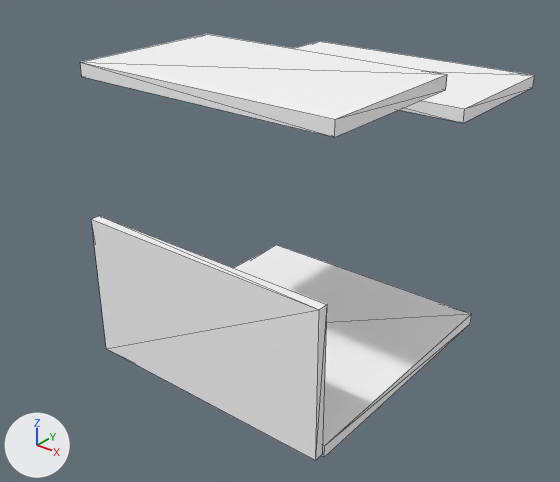
A saved change to the glTF model src/objects/level4.glb.
The view is the same before and after, from a camera (50 mm lens) standing at (33.1, -43.4, 34.0) and looking at (-0.6, -1.2, 7.9). The lights are fixed; the arrows at lower left show +X, +Y and +Z. Mesh edges are drawn as thin lines. Vertices at the same position are counted once.
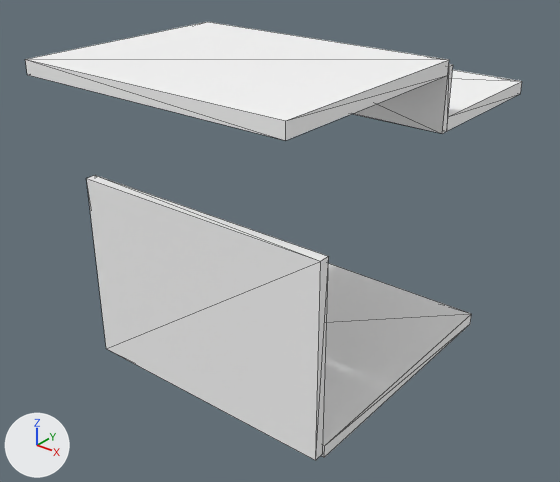
Location of each change, [x1, y1, x2, y2] in pixels of the pictures (560 x 482 px):
'Cube.002', mesh rescaled (17% taller)
    before: [91, 216, 327, 460]
    after: [87, 175, 329, 460]
'Cube.001', mesh rescaled (15% wider, 14% taller)
    before: [80, 34, 447, 137]
    after: [25, 22, 449, 140]
'Cube.003', mesh moved
    before: [294, 41, 534, 123]
    after: [447, 70, 522, 131]
'Cube.004', added
    after: [352, 64, 453, 133]

What the commit changed:
me_cube_003 has 8 vertices, 12 faces and spans x -10.4..10.4, y -11.3..-10.5, z -0.9..10.5.
me_cube_003 is used by ob_cube_002; location (0.0, 0.0, 0.0).
me_cube_003 part 1: the whole mesh is scaled about its middle by (1, 1, 1.28), then moved by (0.0, 0.0, 1.6).
me_cube_004 has 8 vertices, 12 faces and spans x -10.6..10.6, y -10.6..1.9, z 20.9..21.9.
me_cube_004 is used by ob_cube_001; location (0.0, 0.0, 0.0).
me_cube_004 part 2: the whole mesh is scaled about its middle by (1, 1.34, 1), then moved by (0.0, -2.1, 0.9).
me_cube_005 has 8 vertices, 12 faces and spans x -10.6..10.6, y 5.0..17.2, z 18.0..19.0.
me_cube_005 is used by ob_cube_003; location (0.0, 0.0, 0.0).
me_cube_005 part 3: the whole mesh is moved by (0.0, -2.4, 0.0).
Mesh me_cube_002 is new.
It is a box spanning x -10.6..10.6, y 2.0..2.6, z 18.0..22.4.
It uses material mat_material_001_t (white #ffffff).
Object 'Cube.004' (ob_cube_004) is new; it shows me_cube_002.
Its location is (0.0, 0.0, 0.0).
